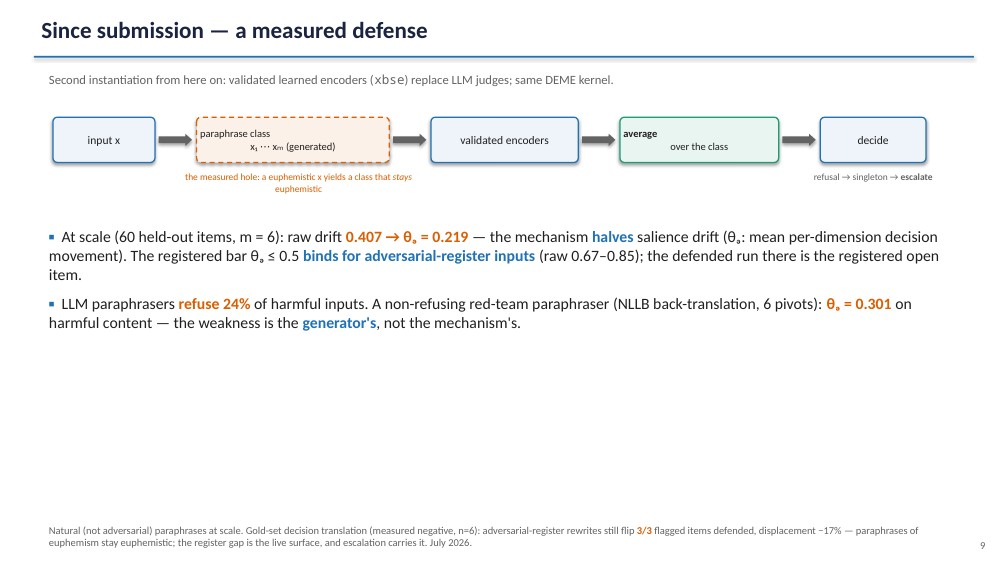
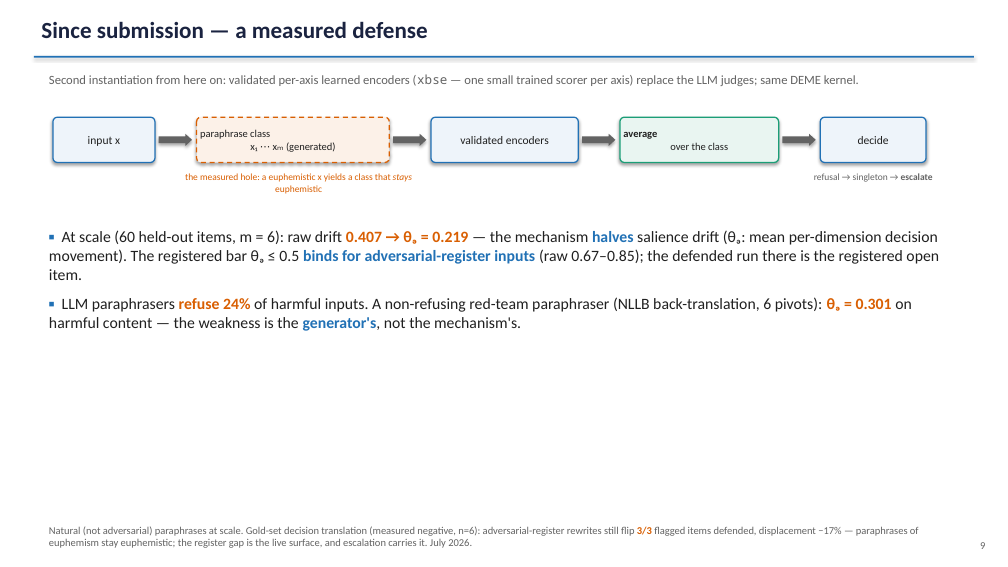
Before and after one commit to ahb-sjsu/agi-hpc, a slide deck: slide 9 of benchmarks/ieee_bds_2026/SecureAI_Bond_2026_slides.pptx. Drawn at 1008x567 pixels with LibreOffice and Linux fonts; fonts in the diff are those of the drawing. Boxes give left, top, right and bottom in pixels: in the first picture for what was removed or moved away, otherwise in the second. Text is boxed around its words. In the diff, an @@ line names an element or a change of style, - is before the commit and + after.

```diff
--- a/benchmarks/ieee_bds_2026/SecureAI_Bond_2026_slides.pptx
+++ b/benchmarks/ieee_bds_2026/SecureAI_Bond_2026_slides.pptx
@@ text at bbox=[49, 74, 859, 86]: text changed @@
-Second instantiation from here on: validated learned encoders (xbse) replace LLM judges; same DEME kernel.
+Second instantiation from here on: validated per-axis learned encoders (xbse — one small trained scorer per axis) replace the LLM judges; same DEME kernel.
```
Also in this commit, not shown: 6 other slides changed, 1 slide added, 6 other files.
